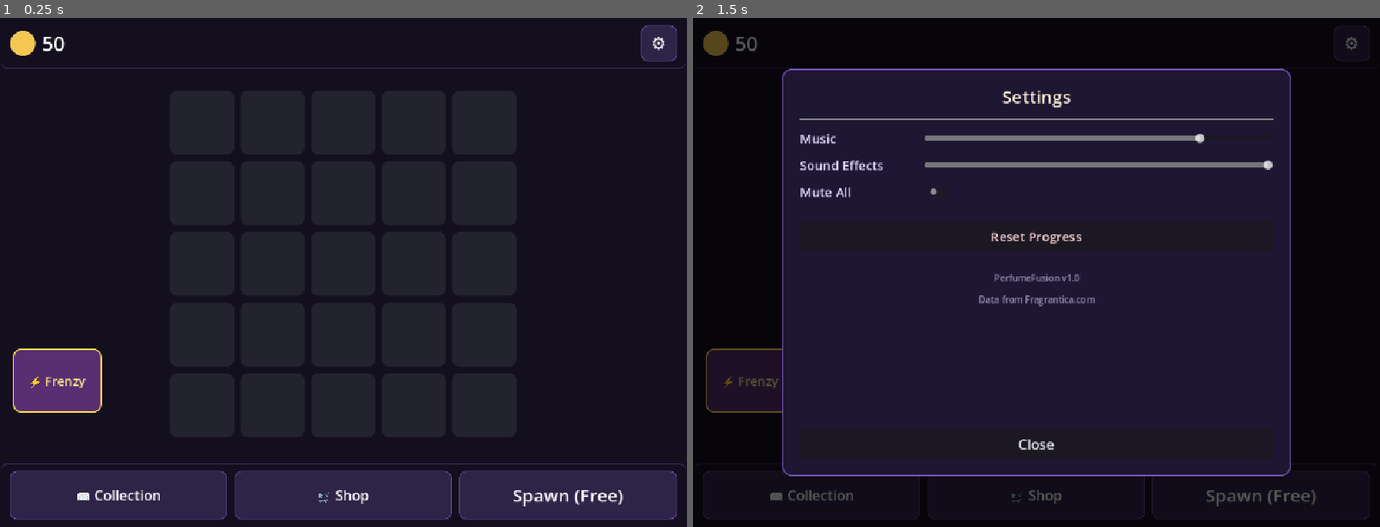
Above: before the commit, frames 1-2 (left to right).
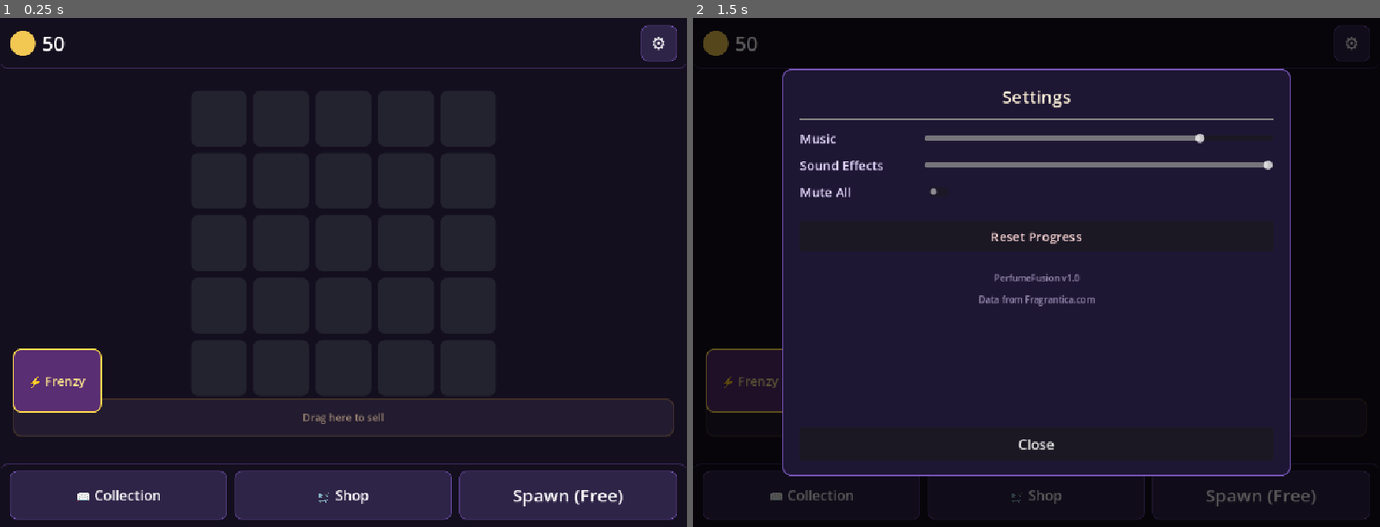
Above: after the commit, the same moments.

Repository: RastinAghighi/PerfumeFusion
Game: Godot game, scene res://scenes/main/GameScene.tscn
Two runs of this game, one before a commit and one after it. Both use one fixed random seed, a clock stepped at 60 frames per second and the inputs below.
Inputs:
- Up to frame 1 (0.25 s): no input
- Up to frame 2 (1.5 s): click "⚙" at 0.5 s; click "📖 Collection" at 1.25 s

The runs differ from the first frame. In frame 1, 0.6% of the frame differs, in the area x 1-99%, y 74-83%; in frame 2, less than 0.1%.

Commit message:
Add sell zone

Diff:
--- a/scenes/main/GameScene.tscn
+++ b/scenes/main/GameScene.tscn
@@ -3,6 +3,7 @@
 [ext_resource type="Script" uid="uid://btvf3spsy6o3l" path="res://scripts/grid/Grid.gd" id="1_grid"]
 [ext_resource type="PackedScene" uid="uid://b7oyqqgk8105i" path="res://scenes/grid/GridSlot.tscn" id="2_slot"]
 [ext_resource type="Script" uid="uid://dki8h4jgli71f" path="res://scripts/main/GameScene.gd" id="3_game"]
+[ext_resource type="Script" path="res://scripts/grid/SellZone.gd" id="4_sell"]
 
 [sub_resource type="StyleBoxFlat" id="StyleBoxFlat_bg"]
 bg_color = Color(0.08, 0.06, 0.12, 1)
@@ -128,6 +129,25 @@
 [node name="GridSlot24" parent="MarginContainer/VBoxContainer/Grid" unique_id=1609000934 instance=ExtResource("2_slot")]
 layout_mode = 2
 
+[node name="SellZone" type="Panel" parent="MarginContainer/VBoxContainer"]
+custom_minimum_size = Vector2(0, 60)
+layout_mode = 2
+mouse_filter = 2
+script = ExtResource("4_sell")
+
+[node name="Label" type="Label" parent="MarginContainer/VBoxContainer/SellZone"]
+layout_mode = 1
+anchors_preset = 15
+anchor_right = 1.0
+anchor_bottom = 1.0
+grow_horizontal = 2
+grow_vertical = 2
+theme_override_colors/font_color = Color(0.7, 0.6, 0.5, 0.8)
+theme_override_font_sizes/font_size = 16
+text = "Drag here to sell"
+horizontal_alignment = 1
+vertical_alignment = 1
+
 [node name="BottomSpacer" type="Control" parent="MarginContainer/VBoxContainer" unique_id=1721799136]
 custom_minimum_size = Vector2(0, 110)
 layout_mode = 2
--- a/scripts/grid/Grid.gd
+++ b/scripts/grid/Grid.gd
@@ -3,6 +3,7 @@
 const PerfumeItemScene := preload("res://scenes/grid/PerfumeItem.tscn")
 
 var slots: Array = []
+var sell_zone: Node = null
 
 func _ready() -> void:
 	slots.clear()
@@ -55,7 +56,10 @@
 		slot.custom_minimum_size = sq
 
 
-func attempt_drop(item, target_slot) -> void:
+func attempt_drop(item, target_slot, drop_position: Vector2 = Vector2.ZERO) -> void:
+	if sell_zone != null and sell_zone is Control and sell_zone.get_global_rect().has_point(drop_position):
+		_sell_item(item)
+		return
 	if target_slot == null:
 		_return_to_origin(item)
 		return
@@ -79,6 +83,19 @@
 		if slot is Control and slot.get_global_rect().has_point(global_pos):
 			return slot
 	return null
+
+
+func _sell_item(item) -> void:
+	var tier: int = item.tier
+	var value: int = sell_zone.get_sell_value(tier)
+	if item.get_parent() != null:
+		item.get_parent().remove_child(item)
+	item.original_slot = null
+	item.queue_free()
+	EconomyManager.add_essence(value)
+	sell_zone.show_sell_text(value)
+	sell_zone.unhighlight()
+	SaveManager.save_game()
 
 
 func _return_to_origin(item) -> void:
--- a/scripts/grid/PerfumeItem.gd
+++ b/scripts/grid/PerfumeItem.gd
@@ -103,6 +103,12 @@
 	if is_dragging:
 		var pointer := get_global_mouse_position()
 		global_position = pointer - size * 0.5
+		var grid = original_slot.get_parent() if original_slot else null
+		if grid and grid.sell_zone and grid.sell_zone is Control:
+			if grid.sell_zone.get_global_rect().has_point(pointer):
+				grid.sell_zone.highlight()
+			else:
+				grid.sell_zone.unhighlight()
 
 
 func _begin_press() -> void:
@@ -169,7 +175,7 @@
 	print("Grid found: ", grid != null)
 
 	if grid != null and grid.has_method("attempt_drop"):
-		grid.attempt_drop(self, target)
+		grid.attempt_drop(self, target, pointer)
 	else:
 		_force_return_to_origin()
 
--- /dev/null
+++ b/scripts/grid/SellZone.gd
@@ -0,0 +1,70 @@
+extends Panel
+
+var _normal_style: StyleBoxFlat
+var _highlight_style: StyleBoxFlat
+
+
+func _ready() -> void:
+	mouse_filter = MOUSE_FILTER_IGNORE
+	$Label.mouse_filter = MOUSE_FILTER_IGNORE
+
+	_normal_style = StyleBoxFlat.new()
+	_normal_style.bg_color = Color(0.15, 0.12, 0.2, 0.8)
+	_normal_style.corner_radius_top_left = 12
+	_normal_style.corner_radius_top_right = 12
+	_normal_style.corner_radius_bottom_left = 12
+	_normal_style.corner_radius_bottom_right = 12
+	_normal_style.border_width_left = 2
+	_normal_style.border_width_top = 2
+	_normal_style.border_width_right = 2
+	_normal_style.border_width_bottom = 2
+	_normal_style.border_color = Color(0.4, 0.3, 0.2, 0.5)
+
+	_highlight_style = _normal_style.duplicate()
+	_highlight_style.bg_color = Color(0.25, 0.18, 0.08, 0.9)
+	_highlight_style.border_color = Color(1.0, 0.8, 0.3, 1.0)
+	_highlight_style.border_width_left = 3
+	_highlight_style.border_width_top = 3
+	_highlight_style.border_width_right = 3
+	_highlight_style.border_width_bottom = 3
+
+	add_theme_stylebox_override("panel", _normal_style)
+
+
+func highlight() -> void:
+	add_theme_stylebox_override("panel", _highlight_style)
+
+
+func unhighlight() -> void:
+	add_theme_stylebox_override("panel", _normal_style)
+
+
+func get_sell_value(tier: int) -> int:
+	if tier <= 0:
+		return 0
+	if tier <= 5:
+		return [0, 3, 8, 18, 35, 60][tier]
+	elif tier <= 10:
+		return 60 + (tier - 5) * 50
+	elif tier <= 15:
+		return 310 + (tier - 10) * 100
+	else:
+		return 810 + (tier - 15) * 250
+
+
+func show_sell_text(amount: int) -> void:
+	var label := Label.new()
+	label.text = "+" + str(amount) + " Essence"
+	label.add_theme_color_override("font_color", Color(1.0, 0.85, 0.3))
+	label.add_theme_font_size_override("font_size", 20)
+	label.horizontal_alignment = HORIZONTAL_ALIGNMENT_CENTER
+	label.size = Vector2(size.x, 30)
+	label.position = Vector2(0, -10)
+	add_child(label)
+
+	var tween := create_tween()
+	tween.set_parallel(true)
+	tween.tween_property(label, "position:y", -50.0, 0.8).set_ease(Tween.EASE_OUT)
+	tween.tween_property(label, "modulate:a", 0.0, 0.8).set_delay(0.2)
+	tween.set_parallel(false)
+	tween.tween_callback(label.queue_free)
--- a/scripts/main/GameScene.gd
+++ b/scripts/main/GameScene.gd
@@ -8,6 +8,7 @@
 func _ready() -> void:
 	SaveManager.data = SaveManager.load_game()
 	var grid: Node = $MarginContainer/VBoxContainer/Grid
+	grid.sell_zone = $MarginContainer/VBoxContainer/SellZone
 	SpawnManager.set_grid(grid)
 	EconomyManager.essence = int(SaveManager.data.get("essence", 0))
 
